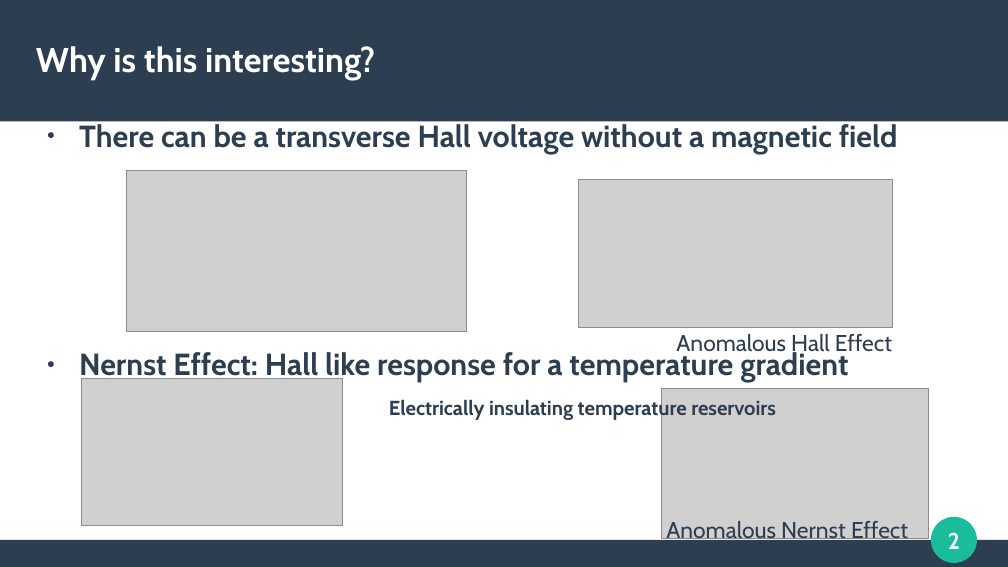
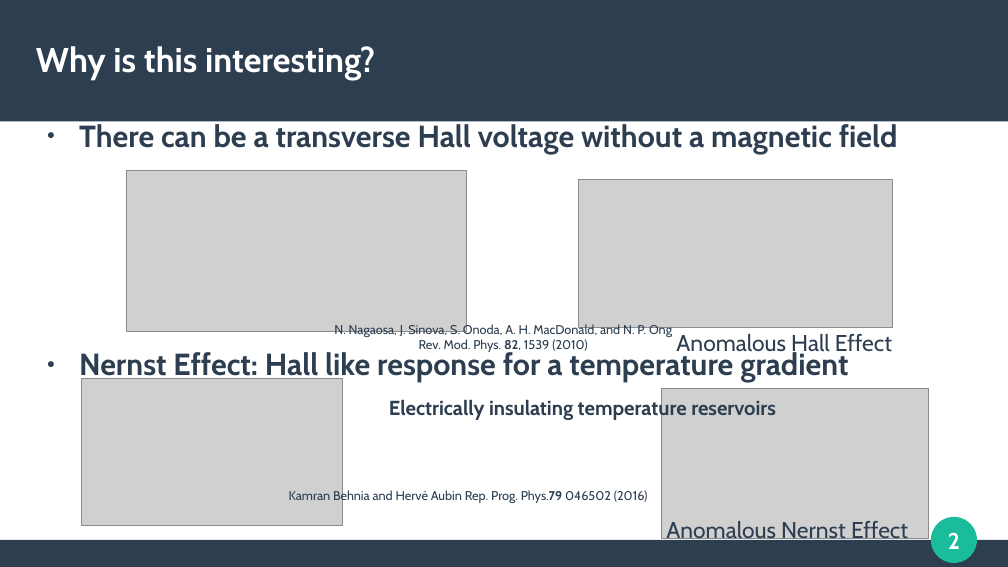
Before and after one commit to apandada1/bachelors-thesis, a slide deck: slide 2 of presentation/final presentation.odp. Drawn at 1008x567 pixels with LibreOffice and Linux fonts; fonts in the diff are those of the drawing; grey boxes stand for pictures. Boxes give left, top, right and bottom in pixels: in the first picture for what was removed or moved away, otherwise in the second. Text is boxed around its words. In the diff, an @@ line names an element or a change of style, - is before the commit and + after.

```diff
--- a/presentation/final presentation.odp
+++ b/presentation/final presentation.odp
@@ text added at [334, 323, 672, 352], 10 pt, text #2C3E50 @@
+N. Nagaosa, J. Sinova, S. Onoda, A. H. MacDonald, and N. P. Ong
+Rev. Mod. Phys. 82, 1539 (2010)
@@ text added at [289, 489, 648, 503], 10 pt, text #2C3E50 @@
+Kamran Behnia and Hervé Aubin Rep. Prog. Phys.79 046502 (2016)
```
Also in this commit, not shown: 20 other slides changed.
